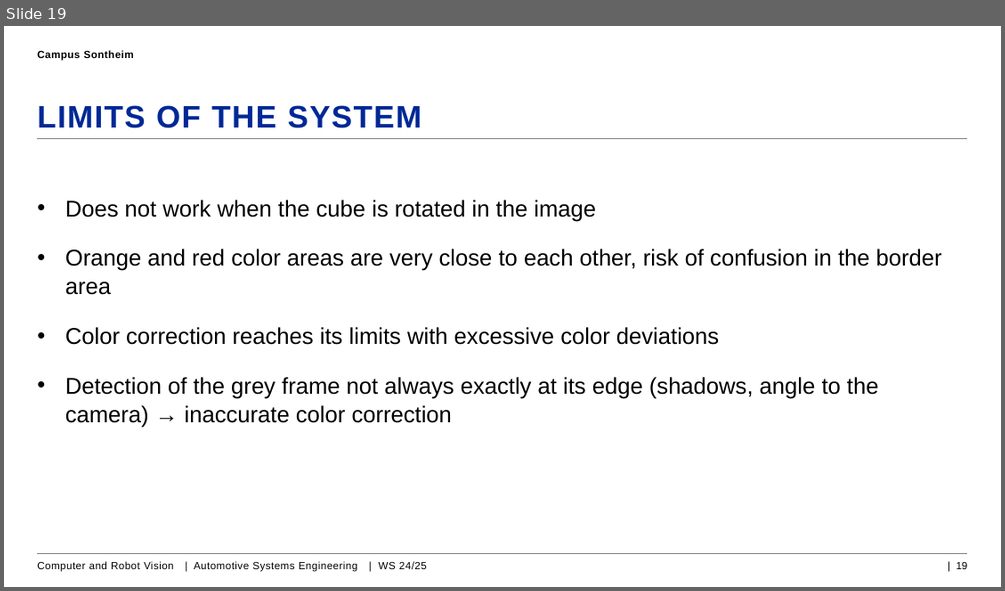
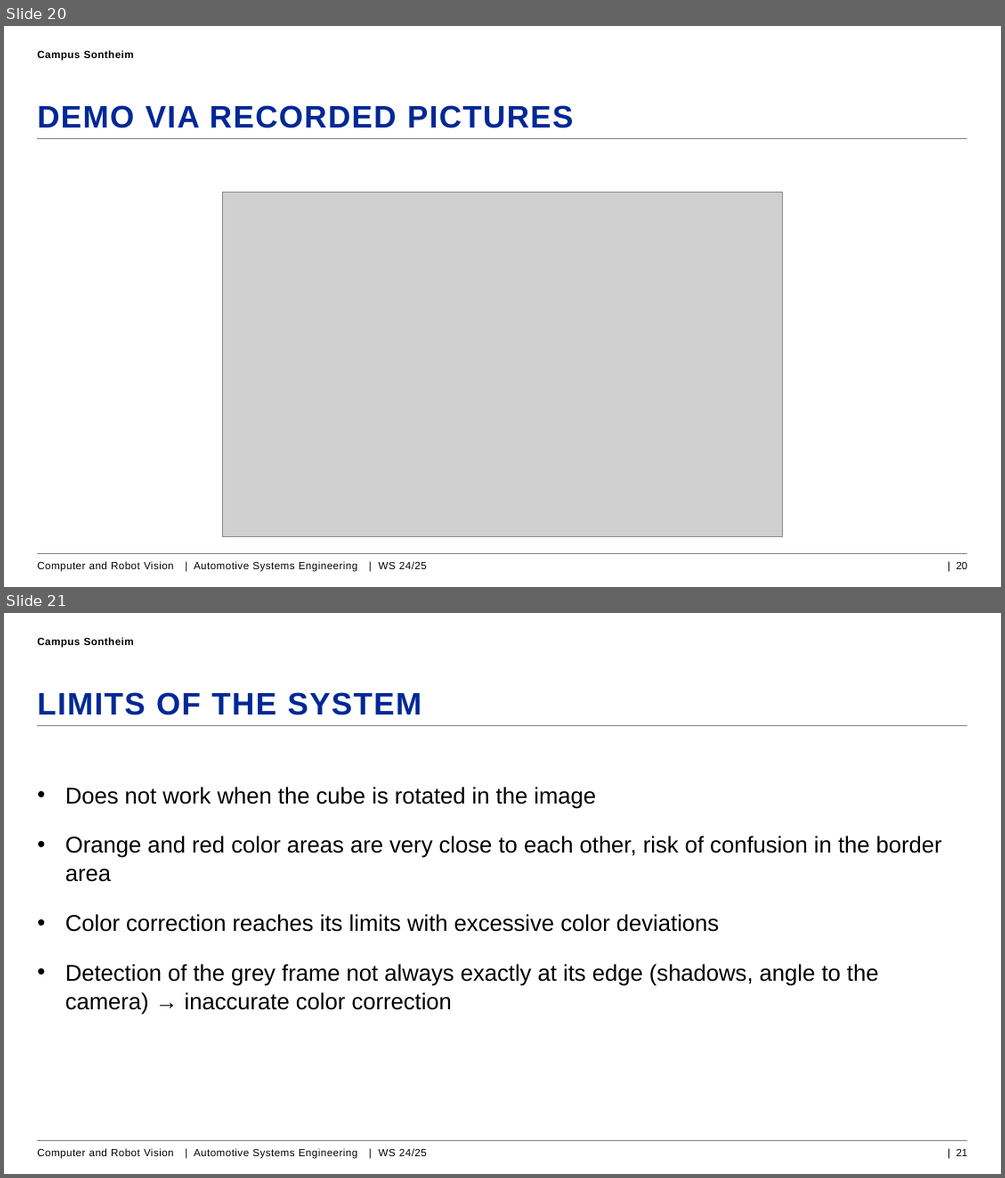
Before and after one commit to TimSoens174/Computer-Robot-Vision, a slide deck: Dokumentation/CRV_RubicsCube_Gerstlauer_Soens.pptx. Shown one above the other, each under a label of ours: slide 19 before the commit, slides 20 and 21 after it. The pictures are 1005x591 and 1005x1178 pixels, drawn with LibreOffice and Linux fonts; fonts in the diff are those of the drawing; grey boxes stand for pictures; background and template pictures are left out. Boxes give left, top, right and bottom in pixels: in the first picture for what was removed or moved away, otherwise in the second. Text is boxed around its words. In the diff, an @@ line names an element or a change of style, - is before the commit and + after.

```diff
--- a/Dokumentation/CRV_RubicsCube_Gerstlauer_Soens.pptx
+++ b/Dokumentation/CRV_RubicsCube_Gerstlauer_Soens.pptx
@@ slide 20 added at [4,26,1001,587], background #FFFFFF; not listed: 2 template elements that a slide beside it also shows @@
@@ text added at [37,50,134,61], 10 pt, text #000000, bold @@
+Campus Sontheim
@@ title added at [37,105,573,128], 30 pt, text #002896, bold @@
+DEMO VIA RECORDED PICTURES
@@ picture added at [223,192,783,536] @@
@@ text added at [37,561,427,572], 10 pt, text #000000 @@
+Computer and Robot Vision | Automotive Systems Engineering | WS 24/25
@@ page number added at [956,562,968,569], 10 pt, text #000000 @@
+| 20
@@ what was slide 19 is now slide 21 @@
@@ page number at [956,1149,968,1156]: text changed @@
-| 19
+| 21
```
Also in this commit, not shown: 3 slides changed, 1 other slide added, 7 other files.
